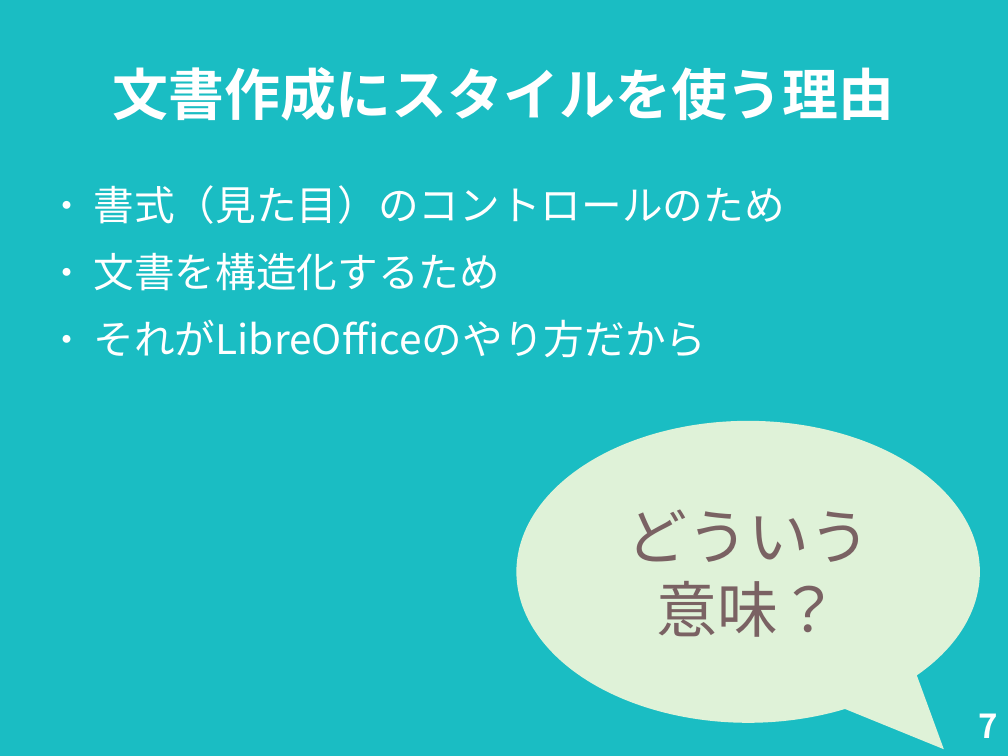
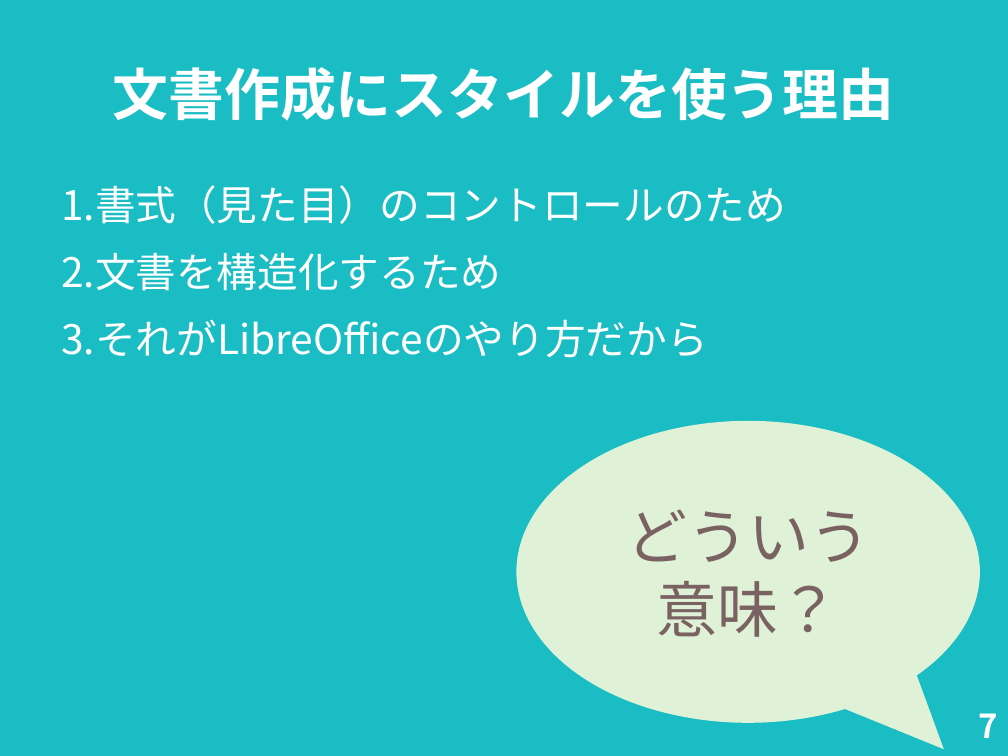
Before and after one commit to nogajun/libreofficekaigi2018-handson, a slide deck: slide 7 of docs/20180512-writer_handson_slide.odp. Drawn at 1008x756 pixels with LibreOffice and Linux fonts; fonts in the diff are those of the drawing. Boxes give left, top, right and bottom in pixels: in the first picture for what was removed or moved away, otherwise in the second. Text is boxed around its words. In the diff, an @@ line names an element or a change of style, - is before the commit and + after.

Commit message:
READMEの変更とスライドをアップデート

```diff
--- a/docs/20180512-writer_handson_slide.odp
+++ b/docs/20180512-writer_handson_slide.odp
@@ text "書式（見た目）のコントロールのため" at bbox=[61, 185, 786, 358]: bullet ● to 1. @@
```
Also in this commit, not shown: 11 other slides changed, 2 other files.
